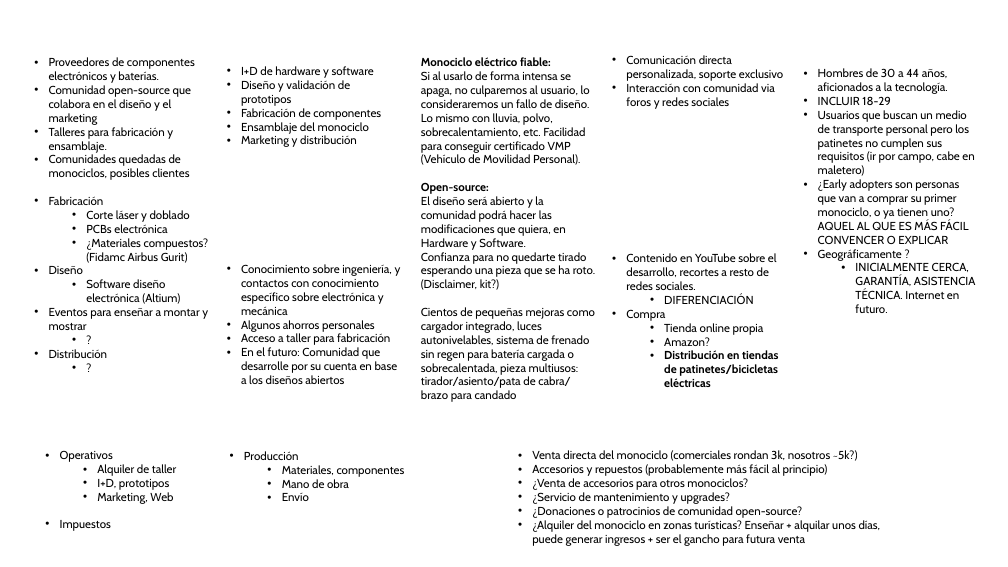
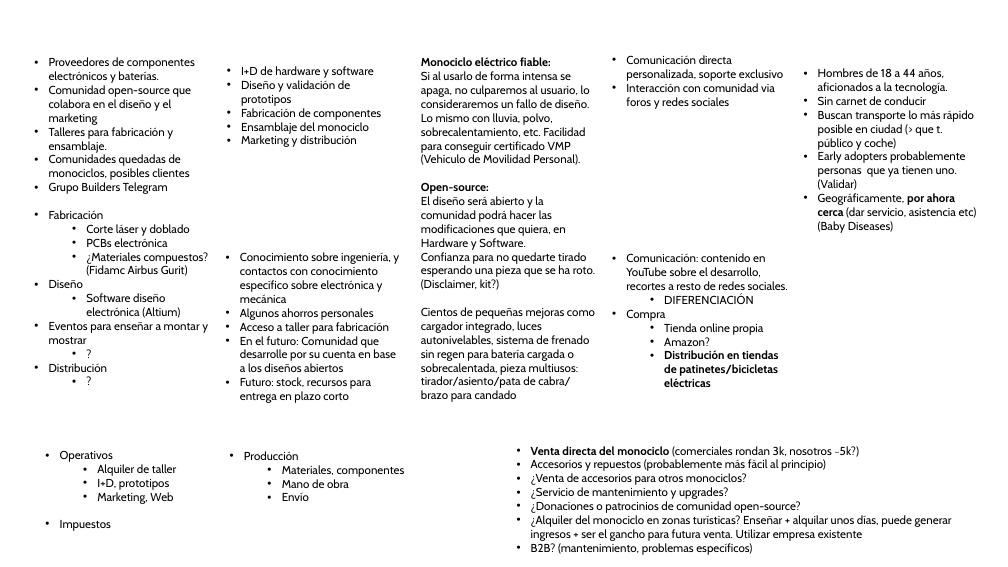
Before and after one commit to rubenayla/cyberwheel, a slide deck: slide 1 of explorer/mentoring/business_model_canvas_spanish.pptx. Drawn at 1008x567 pixels with LibreOffice and Linux fonts; fonts in the diff are those of the drawing; background and template pictures are left out. Boxes give left, top, right and bottom in pixels: in the first picture for what was removed or moved away, otherwise in the second. Text is boxed around its words. In the diff, an @@ line names an element or a change of style, - is before the commit and + after.

```diff
--- a/explorer/mentoring/business_model_canvas_spanish.pptx
+++ b/explorer/mentoring/business_model_canvas_spanish.pptx
@@ text at [818,68,977,233]: text changed @@
-• Hombres de 30 a 44 años, aficionados a la tecnología.
-• INCLUIR 18-29
-• Usuarios que buscan un medio de transporte personal pero los patinetes no cumplen sus requisitos (ir por campo, cabe en maletero)
-• ¿Early adopters son personas que van a comprar su primer monociclo, o ya tienen uno? AQUEL AL QUE ES MÁS FÁCIL CONVENCER O EXPLICAR
-• Geográficamente ?
-  • INICIALMENTE CERCA, GARANTÍA, ASISTENCIA TÉCNICA. Internet en futuro.
+• Hombres de 18 a 44 años, aficionados a la tecnología.
+• Sin carnet de conducir
+• Buscan transporte lo más rápido posible en ciudad (> que t. público y coche)
+• Early adopters probablemente personas que ya tienen uno. (Validar)
+• Geográficamente, por ahora cerca (dar servicio, asistencia etc) (Baby Diseases)
@@ text at [49,182,168,194]: paragraph added @@
+• Grupo Builders Telegram
@@ text "Conocimiento sobre ingeniería, y contactos ...": place and size @@
-text "Conocimiento sobre ingeniería, y contactos ..." at [241,264,401,384]
+text "Conocimiento sobre ingeniería, y contactos ..." at [240,252,399,403]
@@ text at [626,253,788,290]: text changed @@
-• Contenido en YouTube sobre el desarrollo, recortes a resto de redes sociales.
+• Comunicación: contenido en YouTube sobre el desarrollo, recortes a resto de redes sociales.
@@ text at [240,377,371,403]: paragraph added @@
+• Futuro: stock, recursos para entrega en plazo corto
@@ text at [531,446,859,457]: bold on in "Venta directa del monociclo" @@
@@ text at [531,515,952,555]: text changed @@
-• ¿Alquiler del monociclo en zonas turísticas? Enseñar + alquilar unos días, puede generar ingresos + ser el gancho para futura venta
+• ¿Alquiler del monociclo en zonas turísticas? Enseñar + alquilar unos días, puede generar ingresos + ser el gancho para futura venta. Utilizar empresa existente
+• B2B? (mantenimiento, problemas específicos)
```
Also in this commit, not shown: 2 other slides changed, 4 slides added, 3 slides removed, 3 other files.
